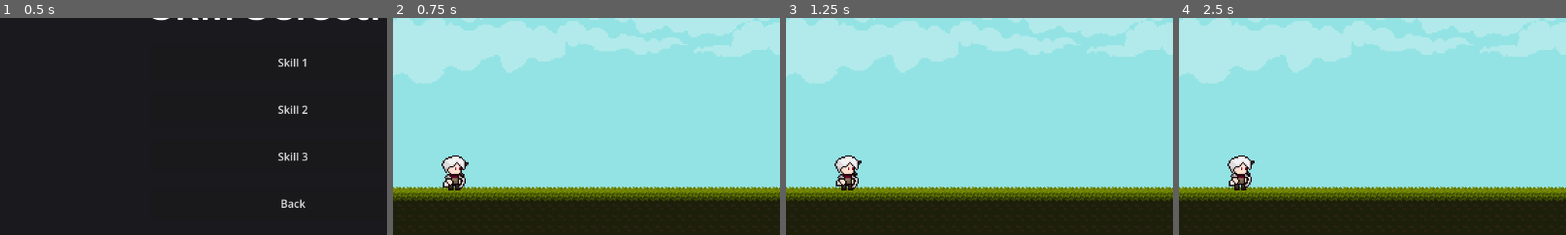
Above: before the commit, frames 1-4 (left to right).
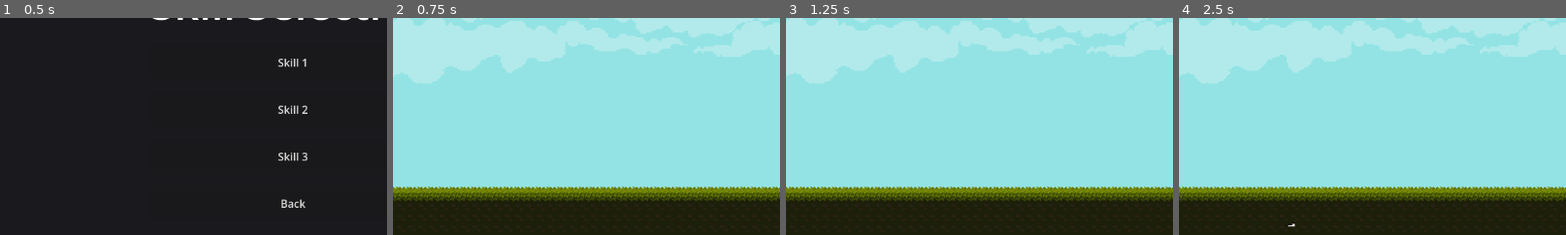
Above: after the commit, the same moments.

Repository: EN-rain/TypeDuel
Game: Godot game, scene res://scenes/ui/skill_selection.tscn
The game is run twice, just before and just after one commit, with the same random seed, the same clock (stepped at 60 frames per second) and the same inputs. This scene is started directly instead of the project's main scene.
Inputs:
- Up to frame 1 (0.5 s): no input
- Up to frame 2 (0.75 s): click "Skill 1" at 0.5 s
- Up to frame 3 (1.25 s): no input
- Up to frame 4 (2.5 s): no input
The pictures show only the part of the screen within x 12-62%, y 32-82%; the shares and areas given below are measured in that part.

Frame 1 is identical in both runs. In frame 2, 0.8% of the frame differs, in the area x 12-20%, y 63-80%; in frame 3, 0.8%; in frame 4, 0.9%, in the area x 12-31%, y 63-97%.

Commit message:
ficed project structure

Diff:
--- a/game/project.godot
+++ b/game/project.godot
@@ -18,6 +18,7 @@
 [autoload]
 
 GameManager="*res://scripts/autoload/GameManager.gd"
+SkillsManager="*res://scripts/autoload/SkillsManager.gd"
 
 [physics]
 
--- a/game/scenes/game/player1.tscn
+++ b/game/scenes/entities/player1.tscn
@@ -1,6 +1,6 @@
 [gd_scene format=3 uid="uid://dv64idwkd6y2s"]
 
-[ext_resource type="Texture2D" uid="uid://d2owe5onfo3wr" path="res://assets/sprites/player_sprites2.png" id="1_6w7gq"]
+[ext_resource type="Texture2D" uid="uid://e7ejoyufmuk2" path="res://assets/sprites/player_sprites1.png" id="1_6w7gq"]
 
 [sub_resource type="AtlasTexture" id="AtlasTexture_dd427"]
 atlas = ExtResource("1_6w7gq")
--- a/game/scenes/ui/game.tscn
+++ b/game/scenes/game/game.tscn
@@ -1,8 +1,8 @@
 [gd_scene format=4 uid="uid://0o7jtm5hk7k2"]
 
-[ext_resource type="PackedScene" uid="uid://dv64idwkd6y2s" path="res://scenes/game/player1.tscn" id="1_bfhks"]
+[ext_resource type="PackedScene" uid="uid://dv64idwkd6y2s" path="res://scenes/entities/player1.tscn" id="1_bfhks"]
 [ext_resource type="Texture2D" uid="uid://c1qfj3rwamvrn" path="res://assets/terrain/Legacy-Fantasy - High Forest 2.3/Background/Background.png" id="2_kfd0b"]
-[ext_resource type="PackedScene" uid="uid://bhsqu21n228sp" path="res://scenes/game/player2.tscn" id="2_lakwo"]
+[ext_resource type="PackedScene" uid="uid://bhsqu21n228sp" path="res://scenes/entities/player2.tscn" id="2_lakwo"]
 [ext_resource type="Texture2D" uid="uid://dbamtkwlahpin" path="res://assets/terrain/Legacy-Fantasy - High Forest 2.3/Assets/Tiles.png" id="3_lakwo"]
 
 [sub_resource type="TileSetAtlasSource" id="TileSetAtlasSource_5mgl0"]
--- a/game/scenes/ui/skill_selection.gd
+++ b/game/scenes/ui/skill_selection.gd
@@ -2,15 +2,15 @@
 
 func _on_skill_1_pressed():
 	print("Skill 1 selected")
-	get_tree().change_scene_to_file("res://scenes/ui/game.tscn")
+	get_tree().change_scene_to_file("res://scenes/game/game.tscn")
 
 func _on_skill_2_pressed():
 	print("Skill 2 selected")
-	get_tree().change_scene_to_file("res://scenes/ui/game.tscn")
+	get_tree().change_scene_to_file("res://scenes/game/game.tscn")
 
 func _on_skill_3_pressed():
 	print("Skill 3 selected")
-	get_tree().change_scene_to_file("res://scenes/ui/game.tscn")
+	get_tree().change_scene_to_file("res://scenes/game/game.tscn")
 
 func _on_back_pressed():
 	get_tree().change_scene_to_file("res://scenes/ui/main_menu.tscn")
--- /dev/null
+++ b/game/scripts/autoload/SkillsManager.gd
@@ -0,0 +1,17 @@
+extends Node
+
+## Skills Manager Singleton
+## Tracks player skills and cooldowns
+
+signal skill_activated(skill_name: String)
+signal skill_cooldown_finished(skill_name: String)
+
+var active_skills = []
+
+func activate_skill(skill_name: String):
+	print("Skill activated: ", skill_name)
+	active_skills.append(skill_name)
+	skill_activated.emit(skill_name)
+
+func get_active_skills():
+	return active_skills
Not shown: 1 places in game/scenes/entities/player2.tscn that only renumber resources
